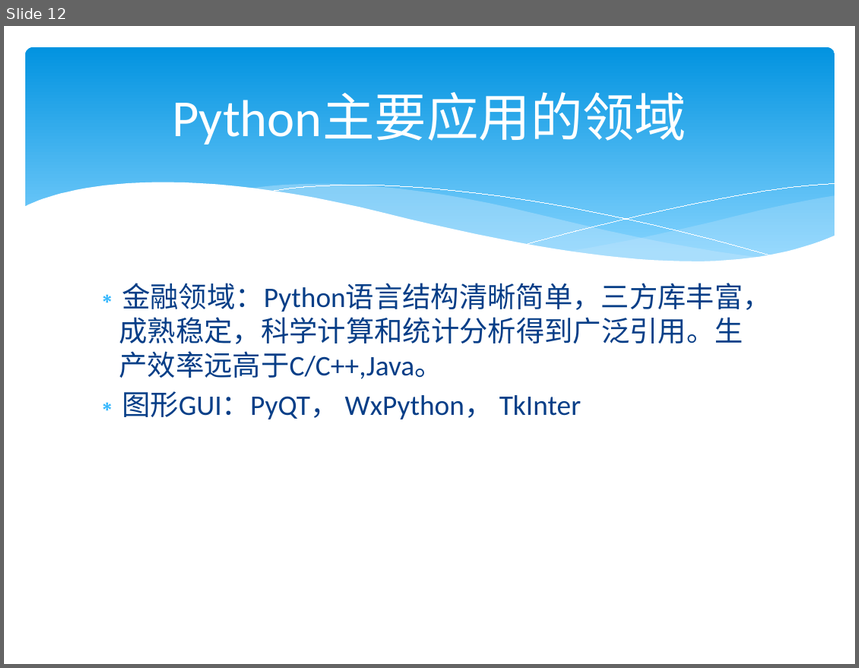
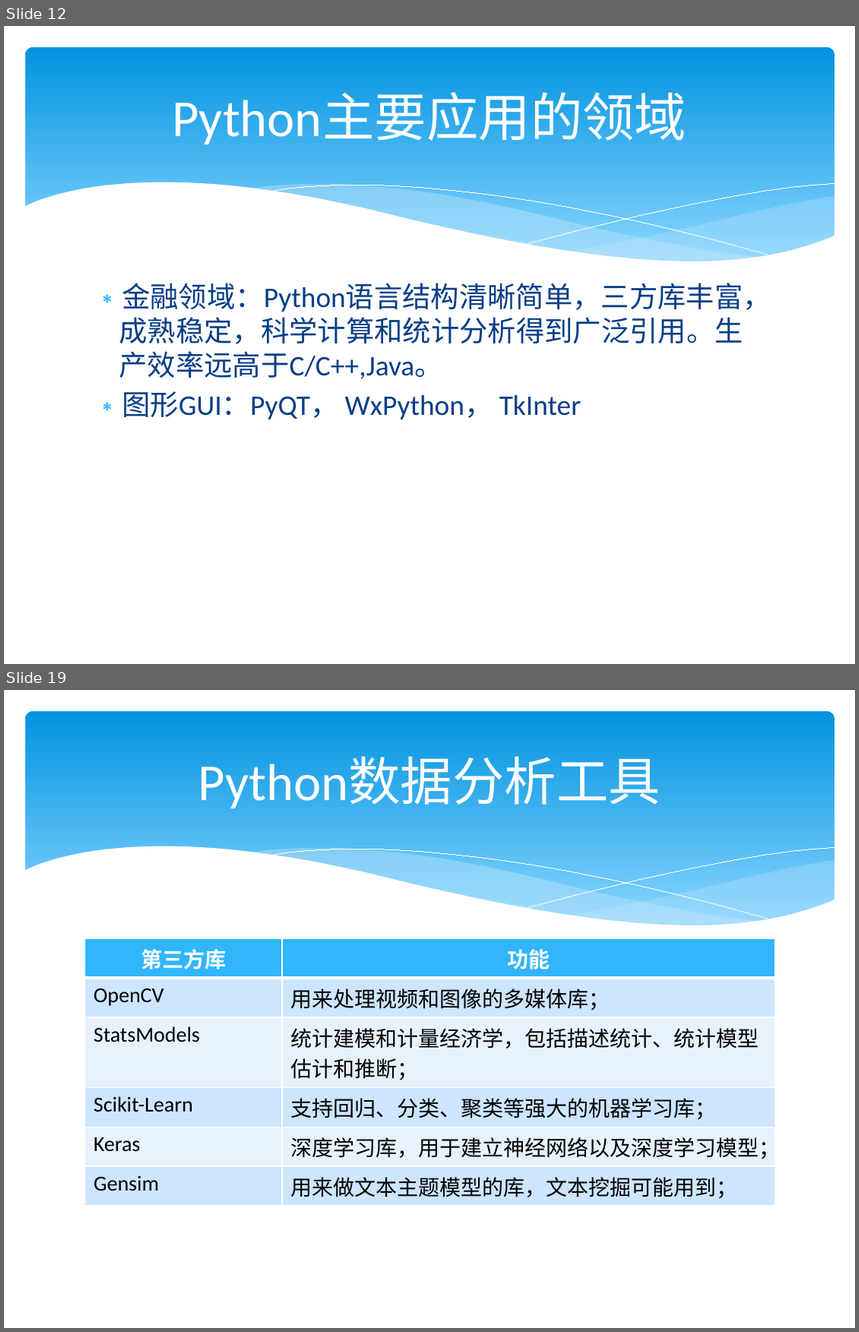
Before and after one commit to lysgwl/test4, a slide deck: python3/Python培训.pptx. Shown one above the other, each under a label of ours: slide 12 before the commit, slides 12 and 19 after it; the slides between them are not shown. The pictures are 859x668 and 859x1332 pixels, drawn with LibreOffice and Linux fonts; fonts in the diff are those of the drawing. Boxes give left, top, right and bottom in pixels: in the first picture for what was removed or moved away, otherwise in the second. Text is boxed around its words. In the diff, an @@ line names an element or a change of style, - is before the commit and + after.

```diff
--- a/python3/Python培训.pptx
+++ b/python3/Python培训.pptx
@@ slide 19 added at box(4, 690, 855, 1328), background #FFFFFF; not listed: 6 template elements that a slide beside it also shows @@
@@ title added at box(198, 757, 661, 809), 44 pt, text #FFFFFF @@
+Python数据分析工具
@@ table added at box(85, 939, 775, 1202), 6 rows, 2 columns @@
+第三方库 | 功能
+OpenCV | 用来处理视频和图像的多媒体库；
+StatsModels | 统计建模和计量经济学，包括描述统计、统计模型估计和推断；
+Scikit-Learn | 支持回归、分类、聚类等强大的机器学习库；
+Keras | 深度学习库，用于建立神经网络以及深度学习模型；
+Gensim | 用来做文本主题模型的库，文本挖掘可能用到；
```
Also in this commit, not shown: 11 other slides added, 1 other file.
